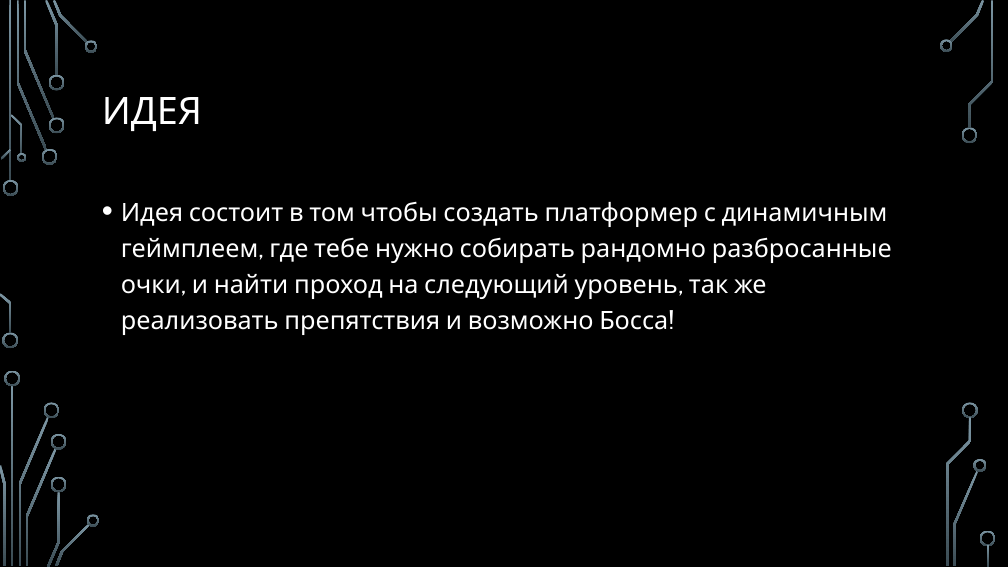
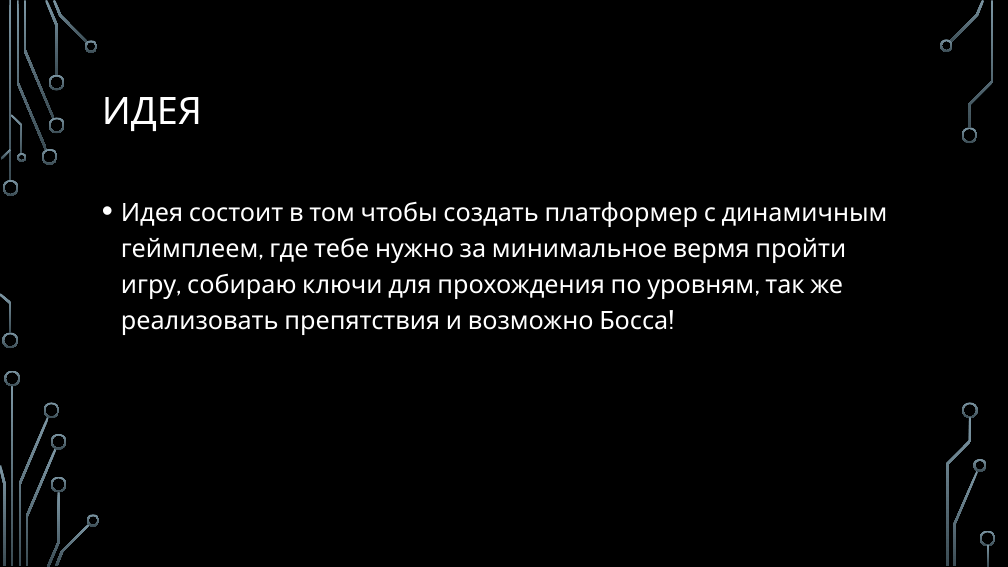
Before and after one commit to Aiizbar/PyGame_UL_Platformer, a slide deck: slide 2 of docs/None.pptx. Drawn at 1008x567 pixels with LibreOffice and Linux fonts; fonts in the diff are those of the drawing; background and template pictures are left out. Boxes give left, top, right and bottom in pixels: in the first picture for what was removed or moved away, otherwise in the second. Text is boxed around its words. In the diff, an @@ line names an element or a change of style, - is before the commit and + after.

```diff
--- a/docs/None.pptx
+++ b/docs/None.pptx
@@ text at box(121, 201, 888, 335): text changed @@
-• Идея состоит в том чтобы создать платформер с динамичным геймплеем, где тебе нужно собирать рандомно разбросанные очки, и найти проход на следующий уровень, так же реализовать препятствия и возможно Босса!
+• Идея состоит в том чтобы создать платформер с динамичным геймплеем, где тебе нужно за минимальное вермя пройти игру, собираю ключи для прохождения по уровням, так же реализовать препятствия и возможно Босса!
```
Also in this commit, not shown: 2 other slides changed, 17 other files.
